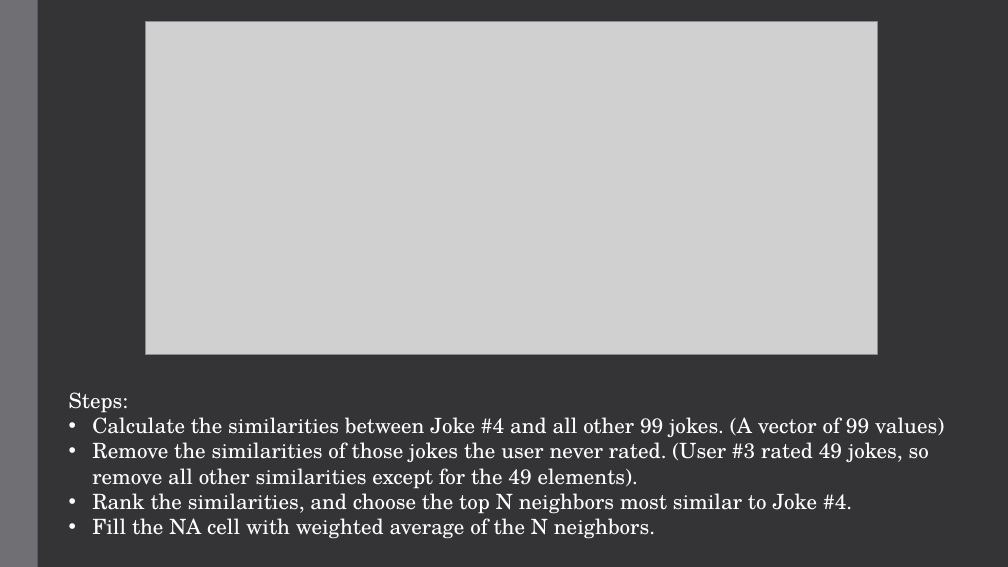
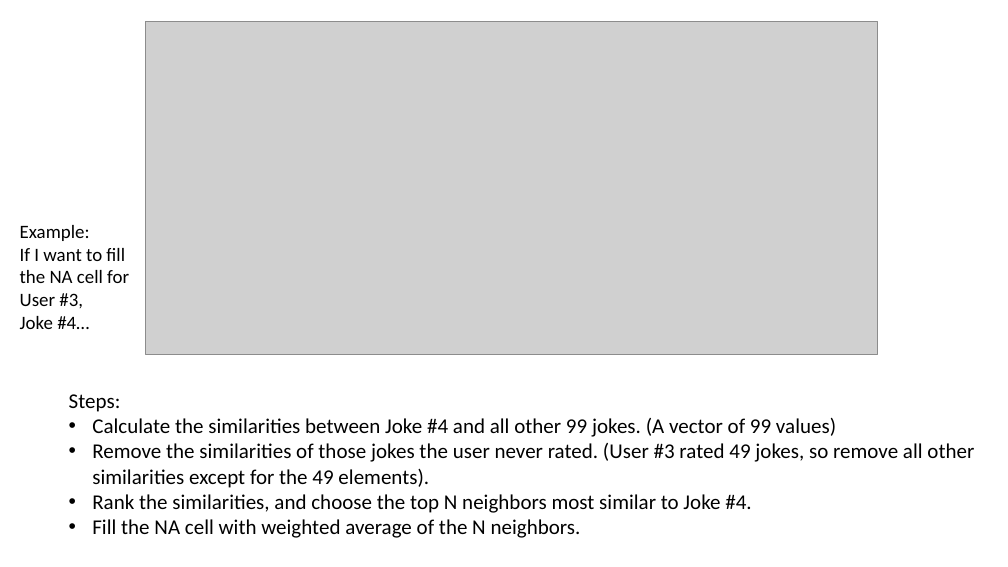
Before and after one commit to Tyllis/Data607, a slide deck: slide 4 of jester-collaborative-filtering.pptx. Drawn at 1008x567 pixels with LibreOffice and Linux fonts; fonts in the diff are those of the drawing; grey boxes stand for pictures. Boxes give left, top, right and bottom in pixels: in the first picture for what was removed or moved away, otherwise in the second. Text is boxed around its words. In the diff, an @@ line names an element or a change of style, - is before the commit and + after.

```diff
--- a/jester-collaborative-filtering.pptx
+++ b/jester-collaborative-filtering.pptx
@@ background #353537 to #FFFFFF @@
@@ rectangle removed at box(0, 0, 38, 567) @@
@@ text added at box(20, 225, 129, 329), 18 pt, text #000000 @@
+Example:
+If I want to fill
+the NA cell for
+User #3,
+Joke #4…
@@ text "Steps:" at box(69, 394, 974, 538): font TeX Gyre Schola to Calibri, text colour #FFFFFF to #000000 @@
```
Also in this commit, not shown: 3 other slides changed, 6 slides added, 1 slide removed.
